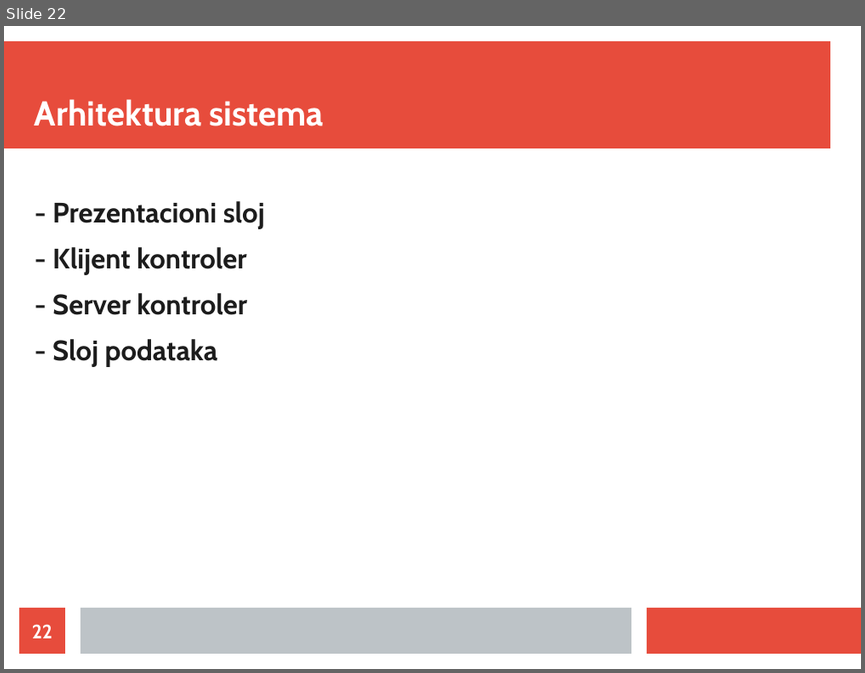
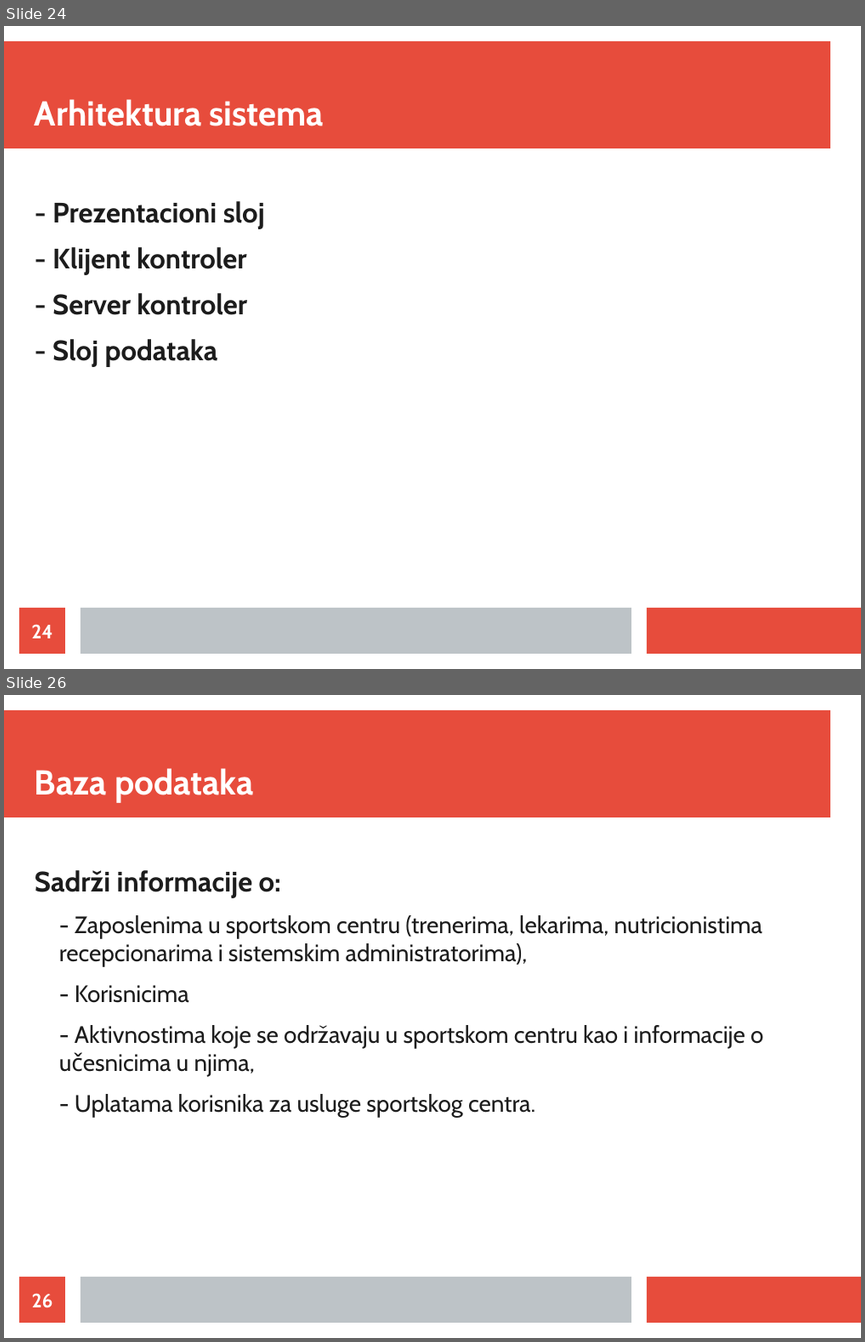
Before and after one commit to ivan-ristovic/sports-club, a slide deck: Prezentacija.odp. Shown one above the other, each under a label of ours: slide 22 before the commit, slides 24 and 26 after it; the slides between them are not shown. The pictures are 865x673 and 865x1342 pixels, drawn with LibreOffice and Linux fonts; fonts in the diff are those of the drawing. Boxes give left, top, right and bottom in pixels: in the first picture for what was removed or moved away, otherwise in the second. Text is boxed around its words. In the diff, an @@ line names an element or a change of style, - is before the commit and + after.

```diff
--- a/Prezentacija.odp
+++ b/Prezentacija.odp
@@ slide 26 added at box(4, 695, 861, 1338), background #FFFFFF; not listed: 3 template elements that a slide beside it also shows @@
@@ title added at box(35, 768, 253, 803), 32 pt, text #FFFFFF, bold @@
+Baza podataka
@@ text added at box(35, 870, 763, 1117), 22 pt, text #1C1C1C @@
+Sadrži informacije o:
+  - Zaposlenima u sportskom centru (trenerima, lekarima, nutricionistima recepcionarima i sistemskim administratorima),
+  - Korisnicima
+  - Aktivnostima koje se održavaju u sportskom centru kao i informacije o učesnicima u njima,
+  - Uplatama korisnika za usluge sportskog centra.
@@ page number added at box(19, 1276, 65, 1322), fill #E74C3C, 18 pt, text #FFFFFF, bold @@
+26
@@ what was slide 22 is now slide 24 @@
@@ page number at box(31, 624, 52, 638): text changed @@
-22
+24
```
Also in this commit, not shown: 5 slides changed, 4 other slides added, 2 slides removed.
